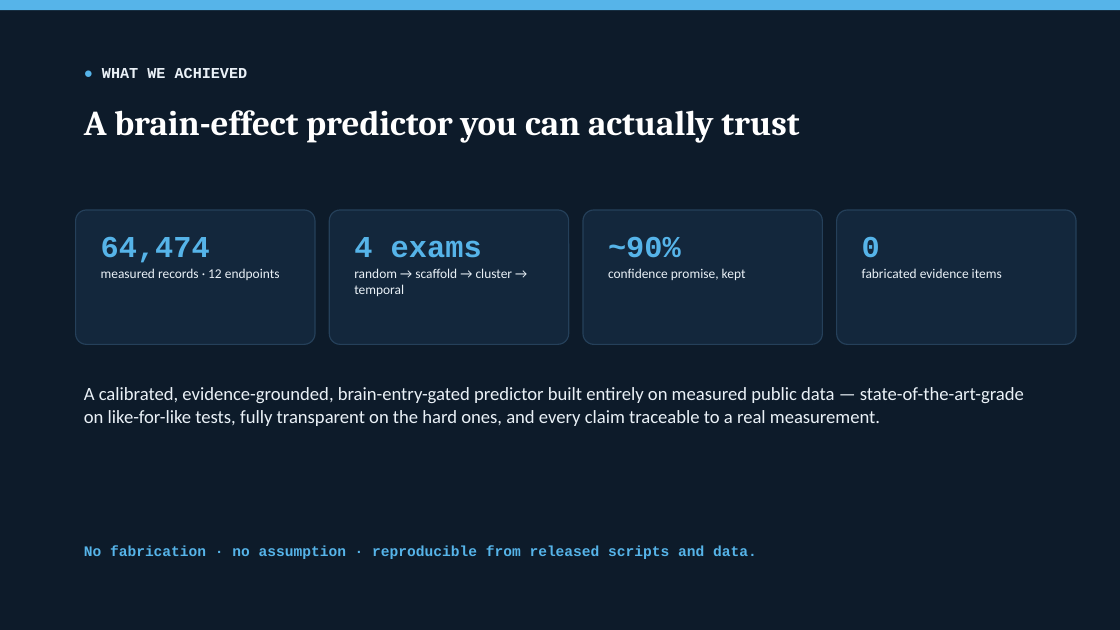
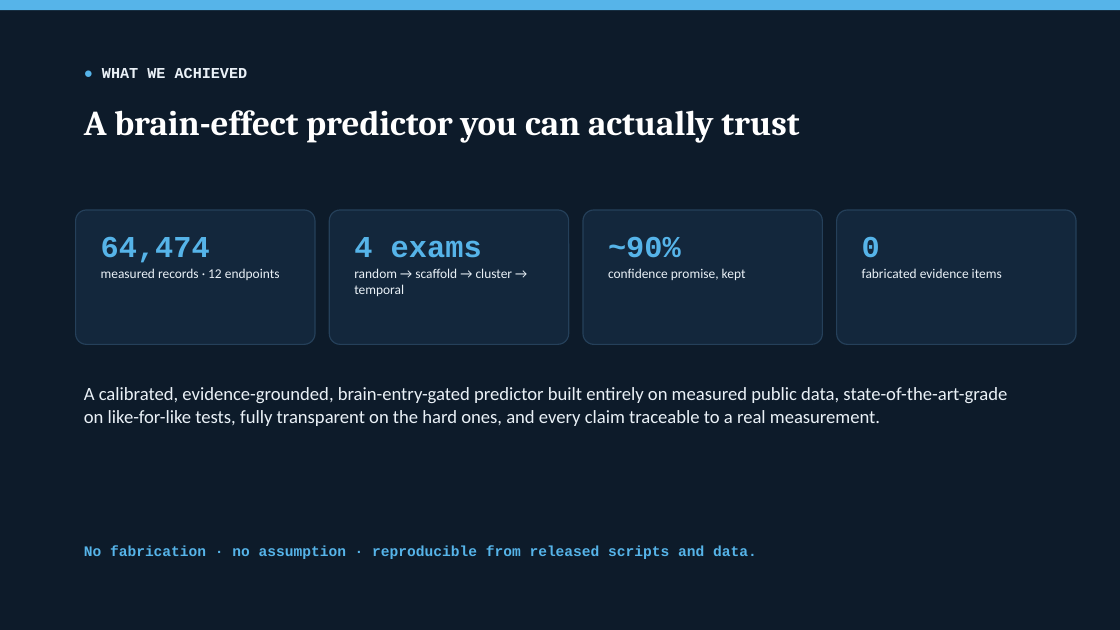
Before and after one commit to krishna-g-999/brainsafe-ai, a slide deck: slide 16 of BrainSafe_AI_Presentation.pptx. Drawn at 1120x630 pixels with LibreOffice and Linux fonts; fonts in the diff are those of the drawing. Boxes give left, top, right and bottom in pixels: in the first picture for what was removed or moved away, otherwise in the second. Text is boxed around its words. In the diff, an @@ line names an element or a change of style, - is before the commit and + after.

```diff
--- a/BrainSafe_AI_Presentation.pptx
+++ b/BrainSafe_AI_Presentation.pptx
@@ text at box(84, 387, 1007, 426): text changed @@
-A calibrated, evidence-grounded, brain-entry-gated predictor built entirely on measured public data — state-of-the-art-grade on like-for-like tests, fully transparent on the hard ones, and every claim traceable to a real measurement.
+A calibrated, evidence-grounded, brain-entry-gated predictor built entirely on measured public data, state-of-the-art-grade on like-for-like tests, fully transparent on the hard ones, and every claim traceable to a real measurement.
```
Also in this commit, not shown: 15 other slides changed, 19 other files.
